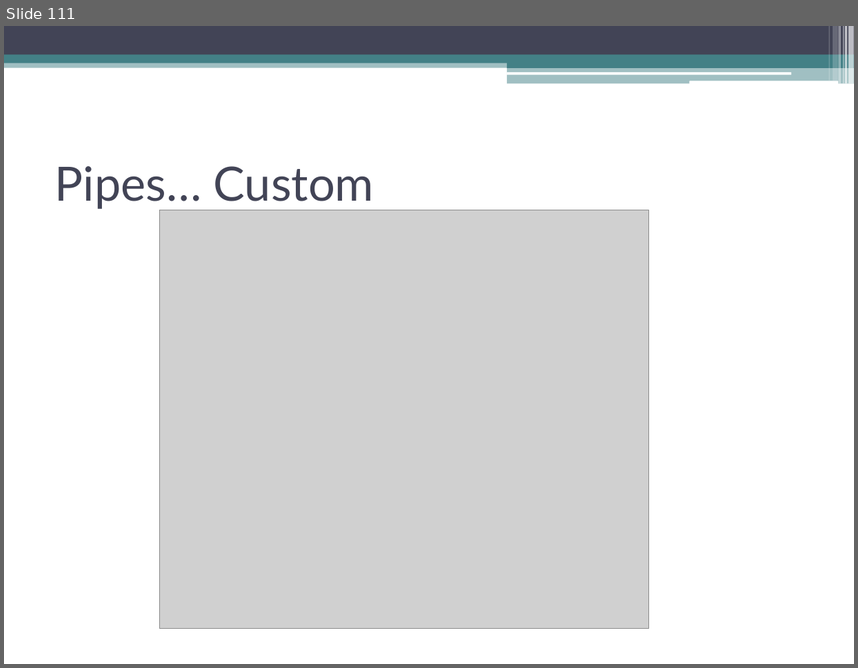
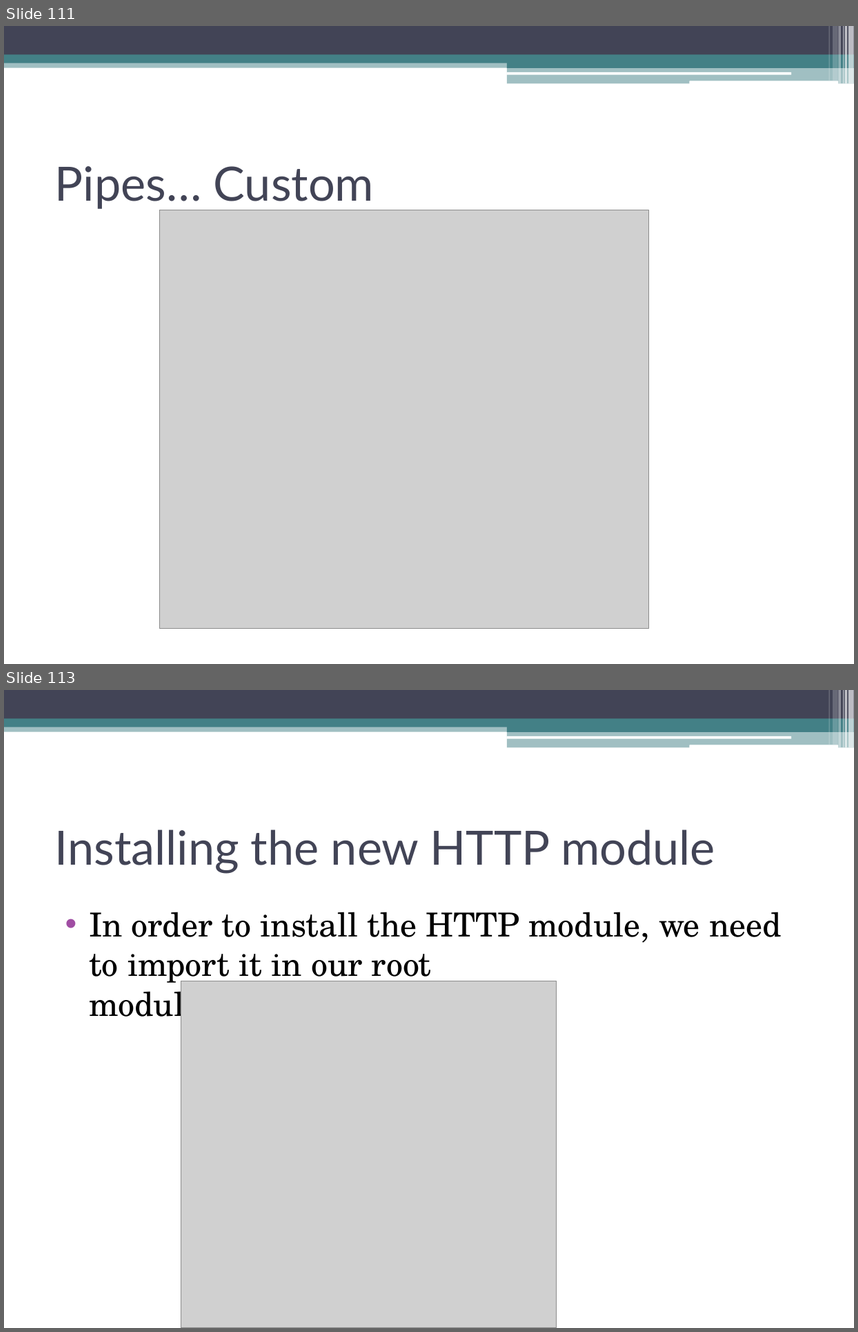
Before and after one commit to akjkhatri/mean_stack, a slide deck: MEAN Stack Workshop.pptx. Shown one above the other, each under a label of ours: slide 111 before the commit, slides 111 and 113 after it; the slides between them are not shown. The pictures are 858x668 and 858x1332 pixels, drawn with LibreOffice and Linux fonts; fonts in the diff are those of the drawing; grey boxes stand for pictures. Boxes give left, top, right and bottom in pixels: in the first picture for what was removed or moved away, otherwise in the second. Text is boxed around its words. In the diff, an @@ line names an element or a change of style, - is before the commit and + after.

```diff
--- a/MEAN Stack Workshop.pptx
+++ b/MEAN Stack Workshop.pptx
@@ slide 113 added at bbox=[4, 690, 854, 1328], background #FFFFFF; not listed: 13 template elements that a slide beside it also shows @@
@@ title added at bbox=[55, 829, 715, 874], 40 pt, text #424456 @@
+Installing the new HTTP module
@@ text added at bbox=[89, 911, 782, 1027], 28 pt, text #000000 @@
+• In order to install the HTTP module, we need to import it in our root module HttpClientModule
@@ picture added at bbox=[181, 980, 557, 1328] @@
```
Also in this commit, not shown: 1 slide changed, 15 other slides added.
